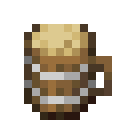
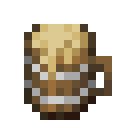
Layer changes from the first 128×128 image to the second:
painted on "Liquid" over [40,48,72,80]
